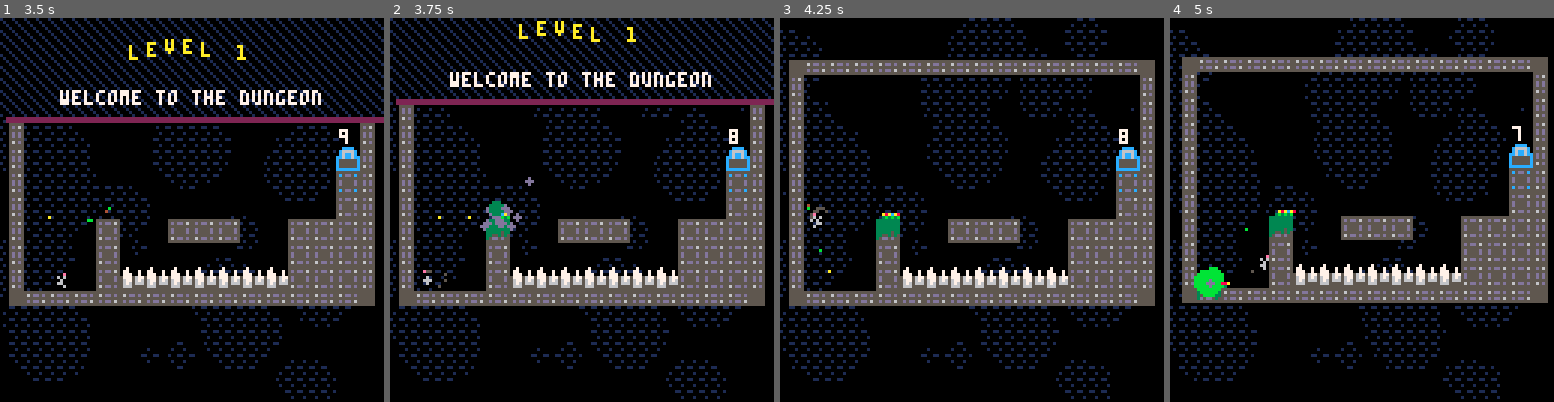
Above: before the commit, frames 1-4 (left to right).
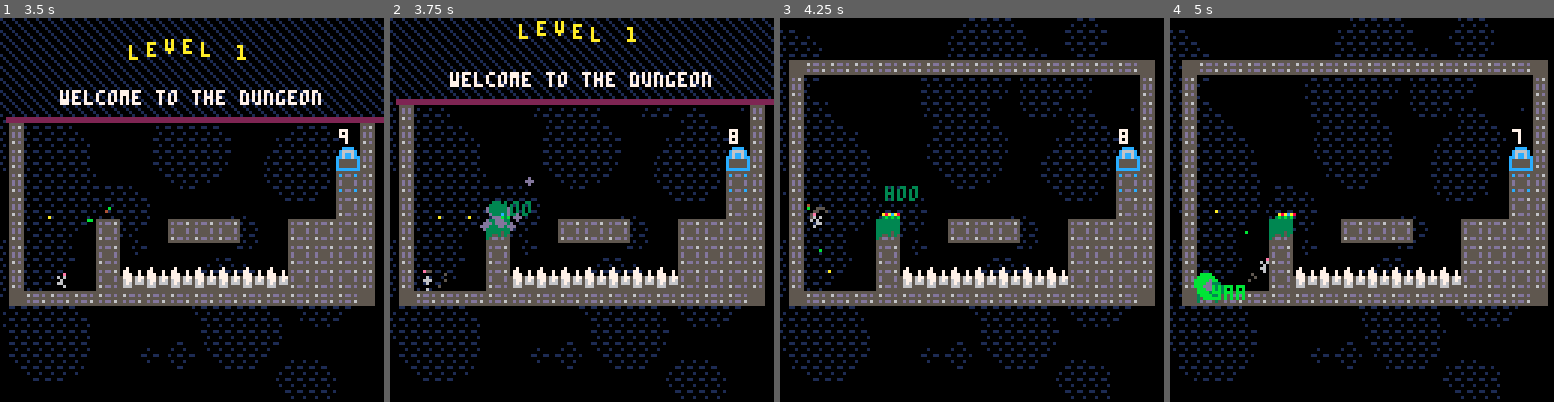
Above: after the commit, the same moments.

Repository: charlietran/flowerhead
Game: PICO-8 cartridge flowerhead.p8
The game is run twice, just before and just after one commit, with the same random seed, the same clock (stepped at 60 frames per second) and the same inputs.
Inputs:
- Up to frame 1 (3.5 s): tap X (X key) at 0.33, 1.07, 1.85, 2.97 s; tap O (Z key) at 0.7, 1.7, 2.1, 2.5, 2.9, 3.3 s; hold Right 1.6-2.1 s; hold Up 2.15-2.42 s; hold Right 2.47-3.03 s; hold Left from 3.08 s (still down)
- Up to frame 2 (3.75 s): release Left at 3.58 s; hold Down from 3.63 s (still down); tap O (Z key) at 3.7 s
- Up to frame 3 (4.25 s): release Down at 3.97 s; hold Right from 4.02 s (still down); tap X (X key) at 4.08 s; tap O (Z key) at 4.1 s
- Up to frame 4 (5 s): tap O (Z key) at 4.5, 4.9 s; release Right at 4.68 s; hold Up from 4.73 s (still down)

Frame 1 is identical in both runs. In frame 2, 0.2% of the frame differs, in the area x 9-37%, y 47-72%; in frame 3, 0.2%; in frame 4, 10%, in the area x 3-99%, y 10-75%.

Commit message:
Fix plant laffs
Plants were no longer laughing since the change from grass-counting to tile-counting. Now we just laugh on every explosion, with variance on the color

Diff:
--- a/flowerhead.p8
+++ b/flowerhead.p8
@@ -1363,24 +1363,26 @@
   del(bombs.list,self)
 end
 
-laffs={"woo","haa","hoo","hee","hii","yaa"}
 function bomb_class:explode()
 	explosions.add(self.x,self.y,4)
   local prev_planted=levels.current.planted
 	for i=self.x+bombs.plant_radius,self.x-bombs.plant_radius,-1 do
 		grasses.plant(i,self.y)
 	end
-  if levels.current.planted-prev_planted>4 then
-    local laff={x=self.x,y=self.y,t=laffs[ceil(rnd(6))]}
-    deferred_animate(laff,{
-        x=self.x,y=self.y-10,duration=60,
-        draw=function() print(laff.t,laff.x+cos(t()),laff.y,3) end
-    })
-  end
+  laff(self.x,self.y)
 	sfx(40,-1)
 	sfx(41,-1)
 	cam:shake(6,1)
 	del(bombs.list,self)
+end
+
+laffs={"woo","haa","hoo","hee","hii","yaa"}
+function laff(x,y)
+  local laff={x=x,y=y,t=laffs[ceil(rnd(6))],col=3+8*flr(rnd(2))}
+  deferred_animate(laff,{
+    x=x,y=y-10,duration=60,
+    draw=function() print(laff.t,laff.x+cos(t()),laff.y,laff.col) end
+  })
 end
 
 bombs={
